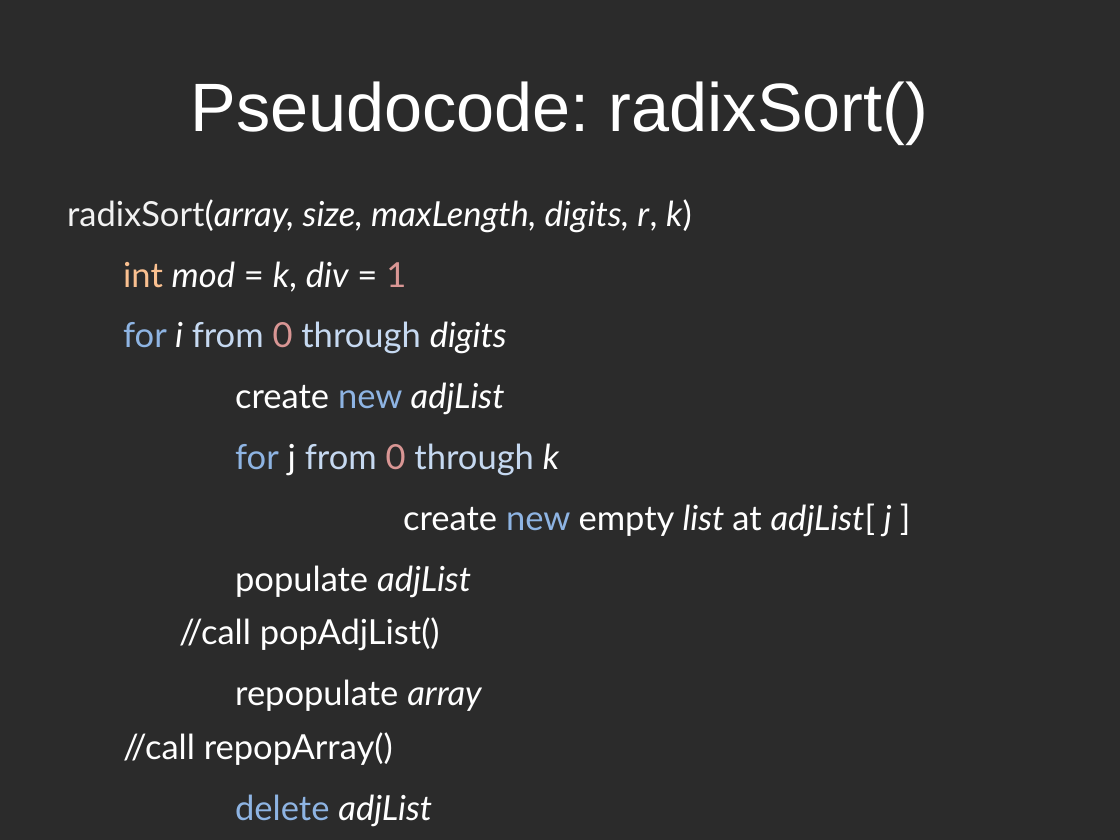
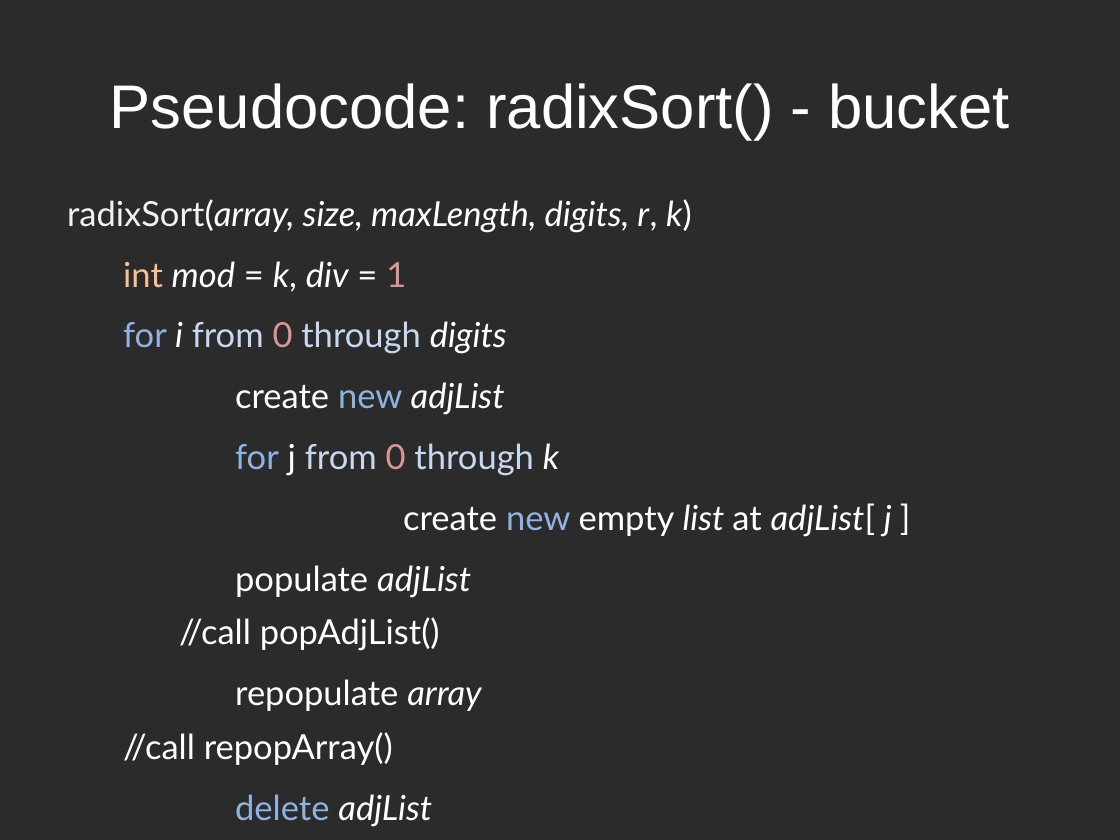
Before and after one commit to hyoshid1/project375, a slide deck: slide 5 of presentation.pptx. Drawn at 1120x840 pixels with LibreOffice and Linux fonts; fonts in the diff are those of the drawing; background and template pictures are left out; a plain dark background stands for a picture behind light text. Boxes give left, top, right and bottom in pixels: in the first picture for what was removed or moved away, otherwise in the second. Text is boxed around its words. In the diff, an @@ line names an element or a change of style, - is before the commit and + after.

```diff
--- a/presentation.pptx
+++ b/presentation.pptx
@@ title at box(110, 83, 1009, 140): text changed; size 44 to 39.6 pt @@
-Pseudocode: radixSort()
+Pseudocode: radixSort() - bucket
```
Also in this commit, not shown: 2 other slides changed, 2 slides added, 3 other files.
